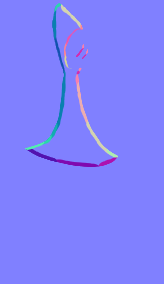
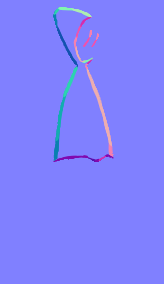
Before/after of a 164 x 284 layered artwork. What changed in the layer stack:
hid "Land normals" over box(25, 3, 118, 167)
showed "Idle normals" over box(25, 3, 118, 167)
